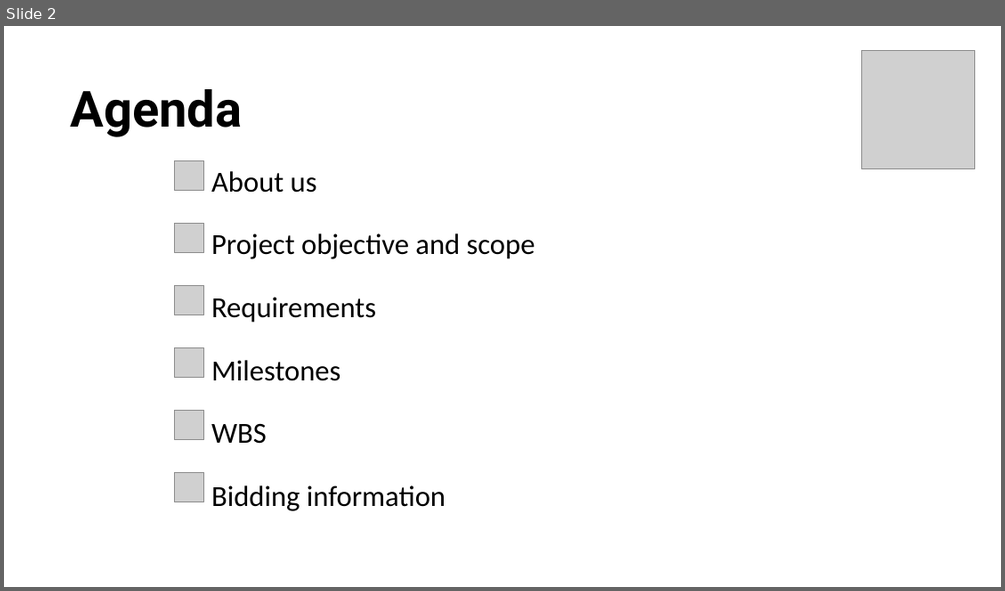
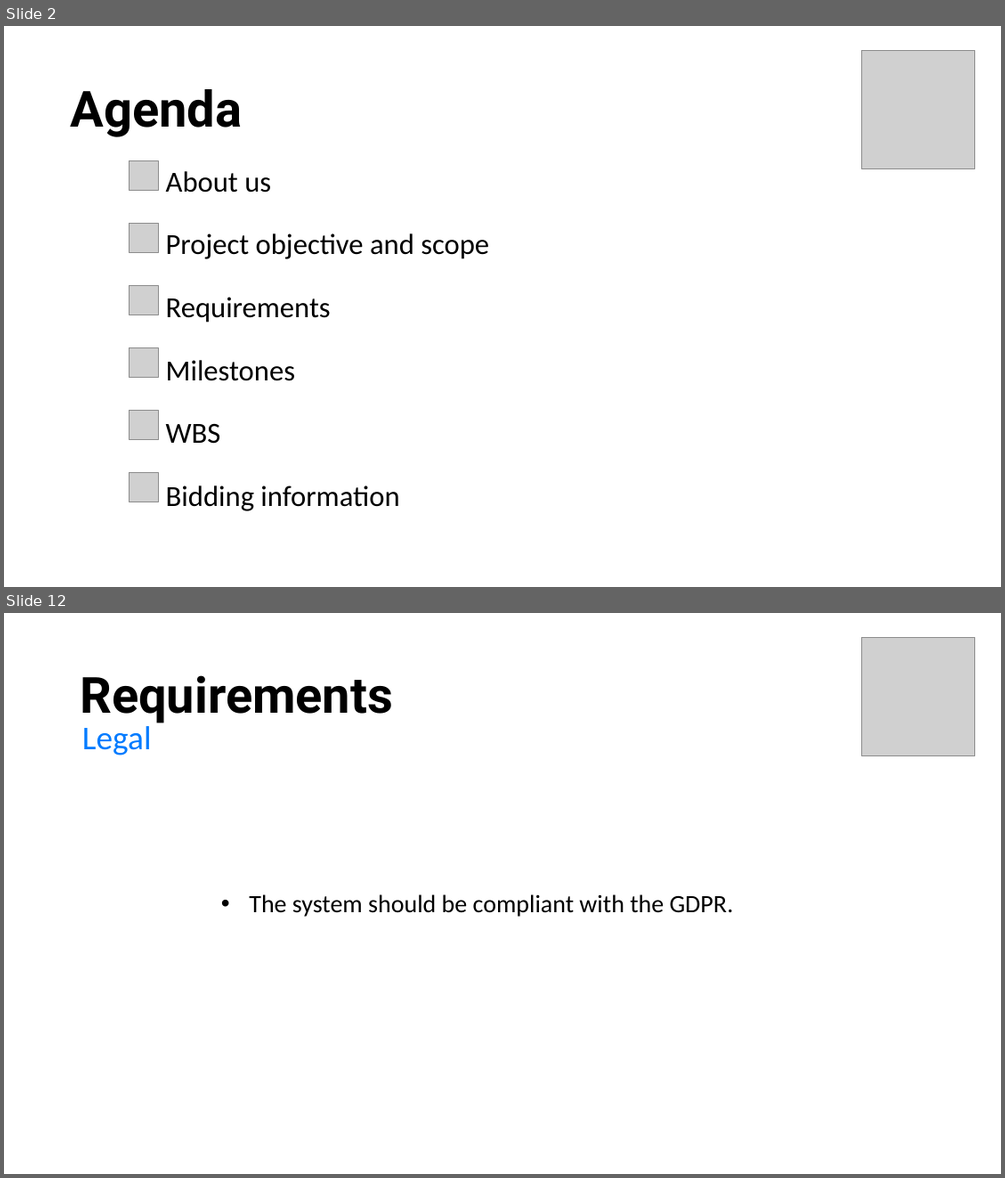
Before and after one commit to seraogianluca/IR2, a slide deck: PM/RFP Presentation.pptx. Shown one above the other, each under a label of ours: slide 2 before the commit, slides 2 and 12 after it; the slides between them are not shown. The pictures are 1005x591 and 1005x1178 pixels, drawn with LibreOffice and Linux fonts; fonts in the diff are those of the drawing; grey boxes stand for pictures. Boxes give left, top, right and bottom in pixels: in the first picture for what was removed or moved away, otherwise in the second. Text is boxed around its words. In the diff, an @@ line names an element or a change of style, - is before the commit and + after.

```diff
--- a/PM/RFP Presentation.pptx
+++ b/PM/RFP Presentation.pptx
@@ slide 12 added at (4,613,1001,1174), background #FFFFFF @@
@@ picture added at (862,637,975,755) @@
@@ title added at (80,675,393,723), 48 pt, text #000000, bold @@
+Requirements
@@ text added at (82,726,152,755), 32 pt, text #007BFF @@
+Legal
@@ text added at (249,894,734,916), 24 pt, text #000000 @@
+    • The system should be compliant with the GDPR.
@@ slide 2 changed as well @@
@@ 6 pictures, 1 subtitle: place and size @@
-6 pictures, 1 subtitle at (175,160,535,511)
+6 pictures, 1 subtitle at (129,160,489,511)
```
Also in this commit, not shown: 2 other slides changed, 14 other slides added, 6 other files.
